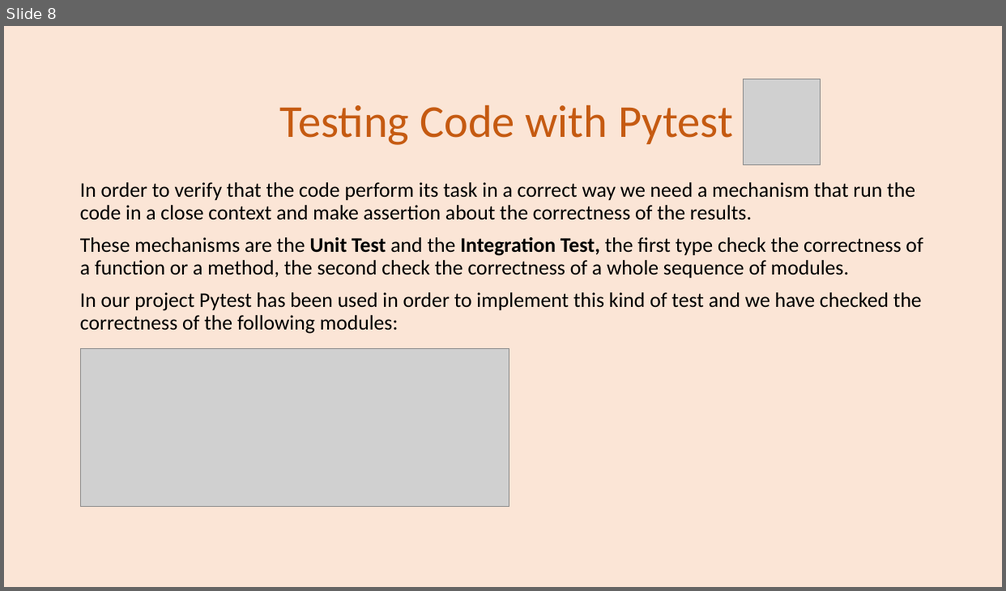
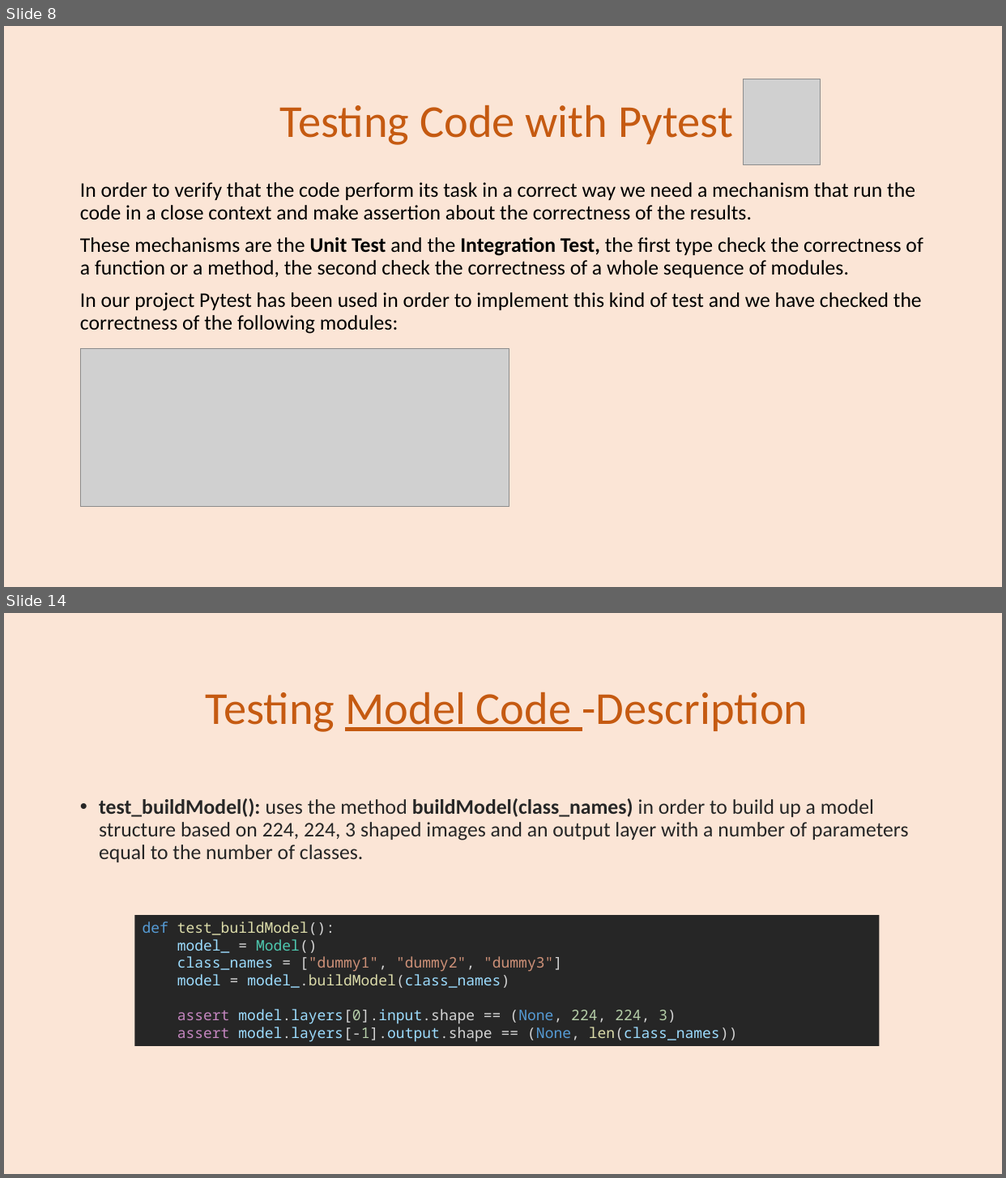
Before and after one commit to se4ai2223-uniba/architectural-style-recognition, a slide deck: docs/ArchiNet Team-Milestone 3.pptx. Shown one above the other, each under a label of ours: slide 8 before the commit, slides 8 and 14 after it; the slides between them are not shown. The pictures are 1006x591 and 1006x1178 pixels, drawn with LibreOffice and Linux fonts; fonts in the diff are those of the drawing; grey boxes stand for pictures. Boxes give left, top, right and bottom in pixels: in the first picture for what was removed or moved away, otherwise in the second. Text is boxed around its words. In the diff, an @@ line names an element or a change of style, - is before the commit and + after.

```diff
--- a/docs/ArchiNet Team-Milestone 3.pptx
+++ b/docs/ArchiNet Team-Milestone 3.pptx
@@ slide 14 added at [4, 613, 1002, 1174], background #FBE5D6 @@
@@ title added at [206, 692, 808, 732], 44 pt, text #C55A11 @@
+Testing Model Code -Description
@@ text added at [99, 798, 908, 862], 20 pt, text #262626 @@
+• test_buildModel(): uses the method buildModel(class_names) in order to build up a model structure based on 224, 224, 3 shaped images and an output layer with a number of parameters equal to the number of classes.
@@ rectangle added at [135, 915, 879, 1046], fill #262626, 14 pt, text #9CDCFE @@
+def test_buildModel():
+model_ = Model()
+class_names = ["dummy1", "dummy2", "dummy3"]
+model = model_.buildModel(class_names)
+assert model.layers[0].input.shape == (None, 224, 224, 3)
+assert model.layers[-1].output.shape == (None, len(class_names))
```
Also in this commit, not shown: 10 other slides added, 3 other files.
